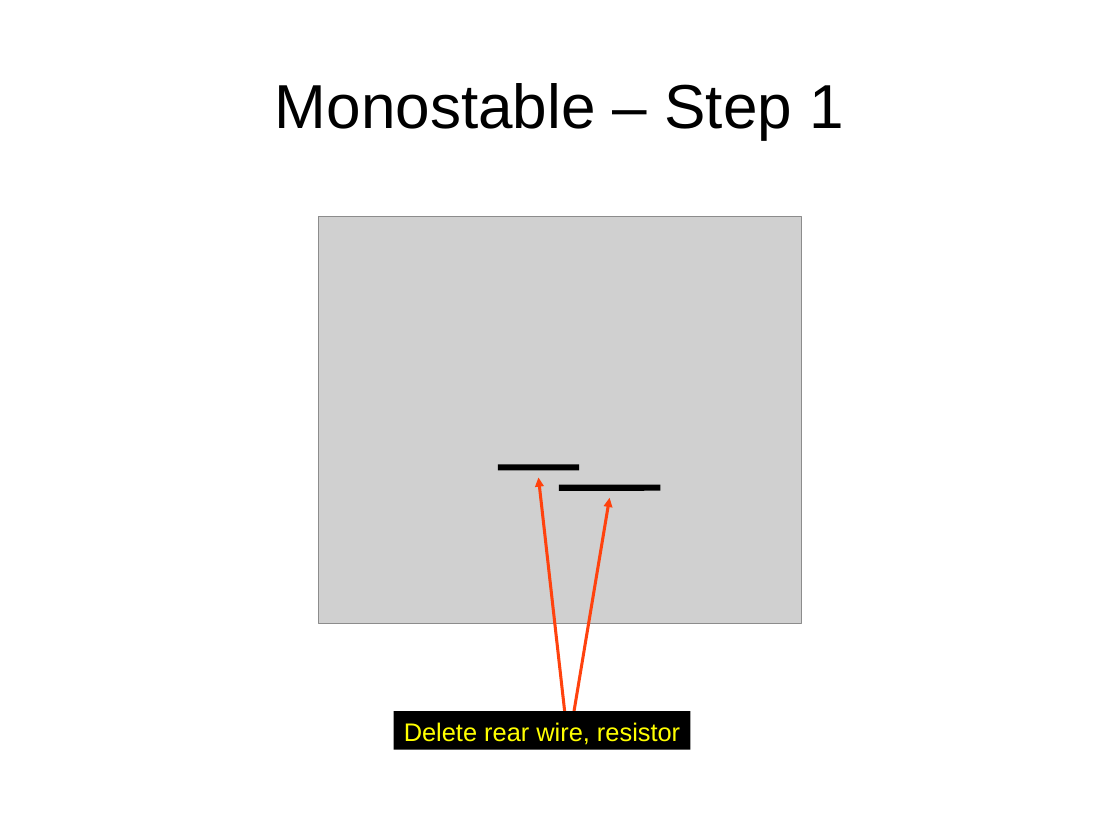
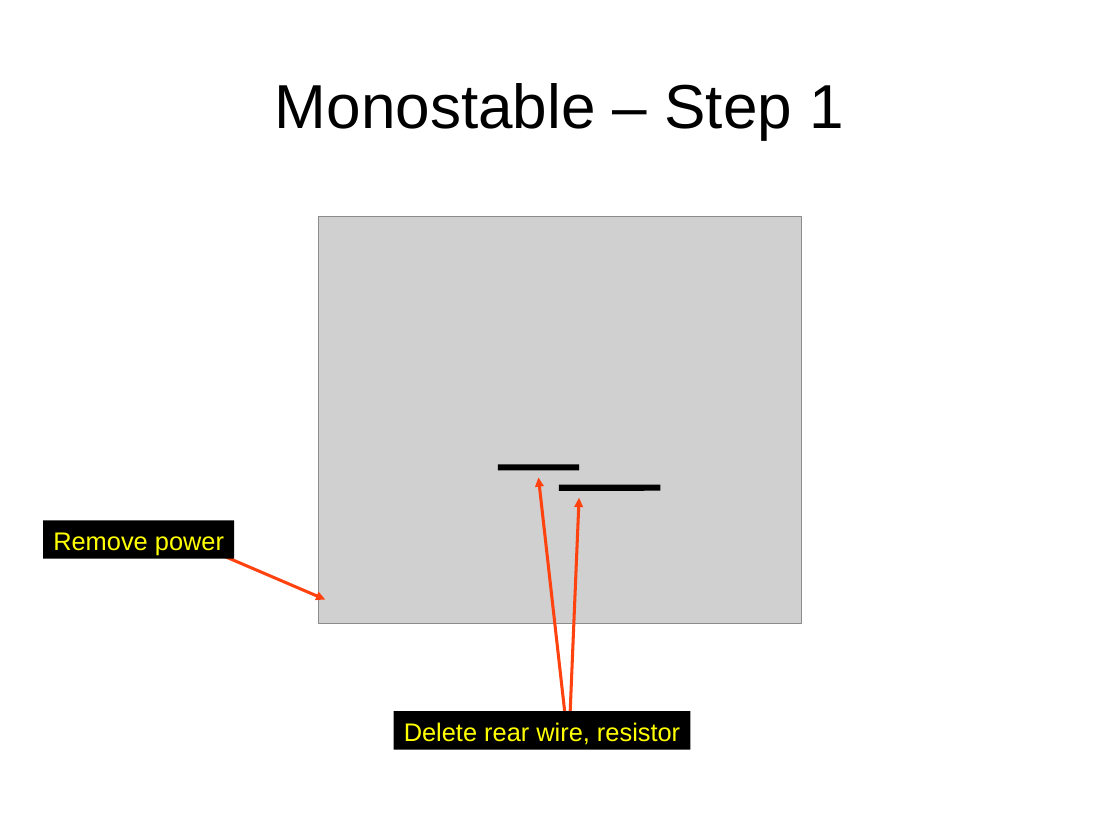
Before and after one commit to swarren/presentations, a slide deck: slide 40 of lcs-multivibrators/lcs-multivibrators.odp. Drawn at 1120x840 pixels with LibreOffice and Linux fonts; fonts in the diff are those of the drawing; grey boxes stand for pictures; background and template pictures are left out. Boxes give left, top, right and bottom in pixels: in the first picture for what was removed or moved away, otherwise in the second. Text is boxed around its words. In the diff, an @@ line names an element or a change of style, - is before the commit and + after.

Commit message:
multivibrators presentation: fill in breadboard slide
... and add "remove power" instructions when starting new circuit
... and a few small layout tweaks

```diff
--- a/lcs-multivibrators/lcs-multivibrators.odp
+++ b/lcs-multivibrators/lcs-multivibrators.odp
@@ arrow moved from (569, 742) - (610, 498) to (569, 742) - (579, 498) @@
@@ rectangle added at <box>44,520,235,559</box>, fill #000000, 18 pt, text #FFFF00 @@
+Remove power
@@ arrow added from (183, 539) to (325, 600), #FF420E 2.15 pt @@
```
Also in this commit, not shown: 2 other slides changed, 2 slides added, 2 slides removed.
